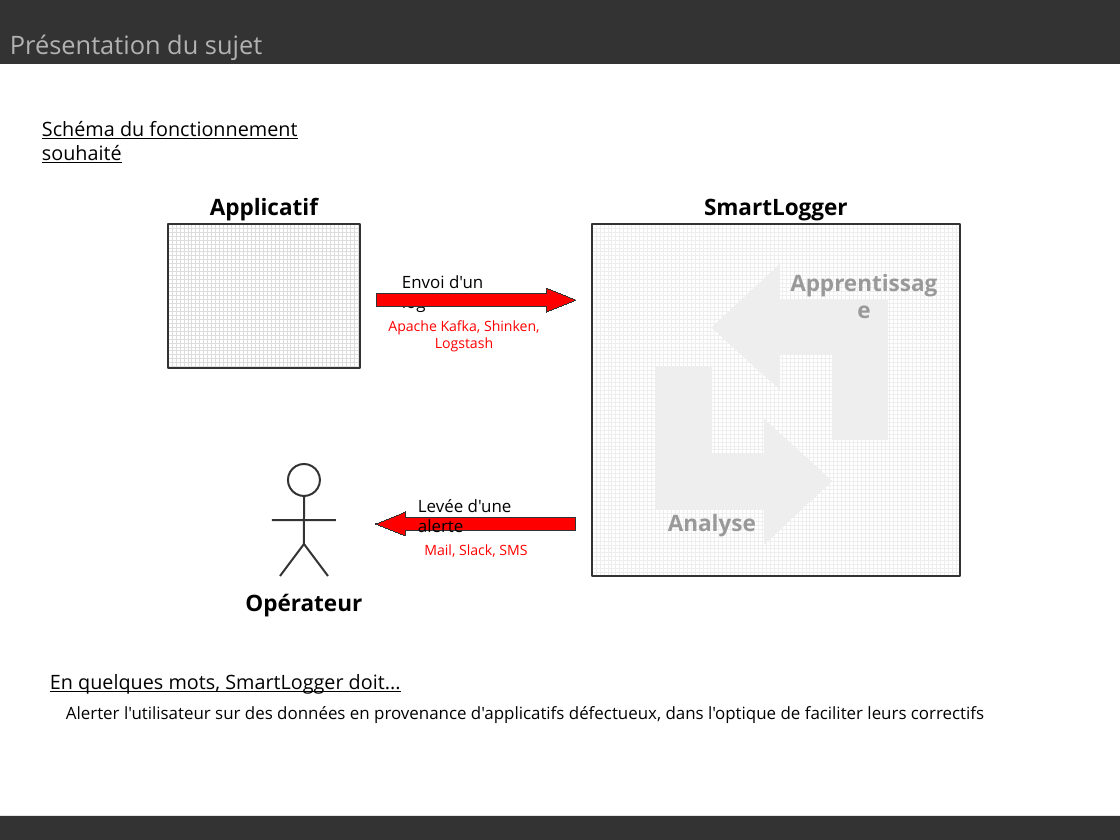
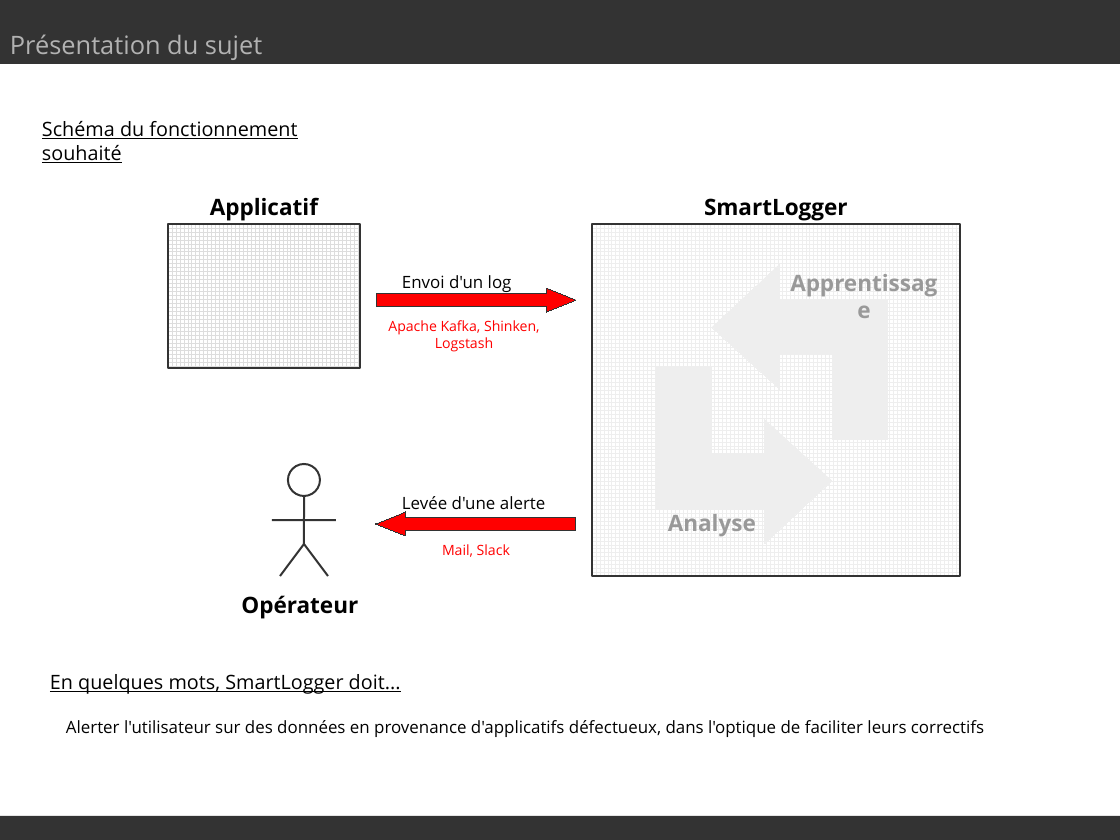
Before and after one commit to SmartLoggerManagement/SmartLogger, a slide deck: slide 3 of presentation.odp. Drawn at 1120x840 pixels with LibreOffice and Linux fonts; fonts in the diff are those of the drawing. Boxes give left, top, right and bottom in pixels: in the first picture for what was removed or moved away, otherwise in the second. Text is boxed around its words. In the diff, an @@ line names an element or a change of style, - is before the commit and + after.

```diff
--- a/presentation.odp
+++ b/presentation.odp
@@ text "Envoi d'un log" rewrapped from <box>402,275,483,313</box> to <box>402,275,512,292</box> @@
@@ text "Levée d'une alerte" rewrapped from <box>418,499,512,537</box> to <box>402,496,545,515</box> @@
@@ text at <box>442,544,510,557</box>: text changed @@
-Mail, Slack, SMS
+Mail, Slack
@@ text "Opérateur": place and size @@
-text "Opérateur" at <box>245,593,362,617</box>
+text "Opérateur" at <box>241,595,358,619</box>
@@ text "Alerter l'utilisateur sur des données ...": place and size @@
-text "Alerter l'utilisateur sur des données ..." at <box>66,706,984,723</box>
+text "Alerter l'utilisateur sur des données ..." at <box>66,720,984,737</box>
```
Also in this commit, not shown: 3 other slides changed, 1 slide added, 2 other files.
